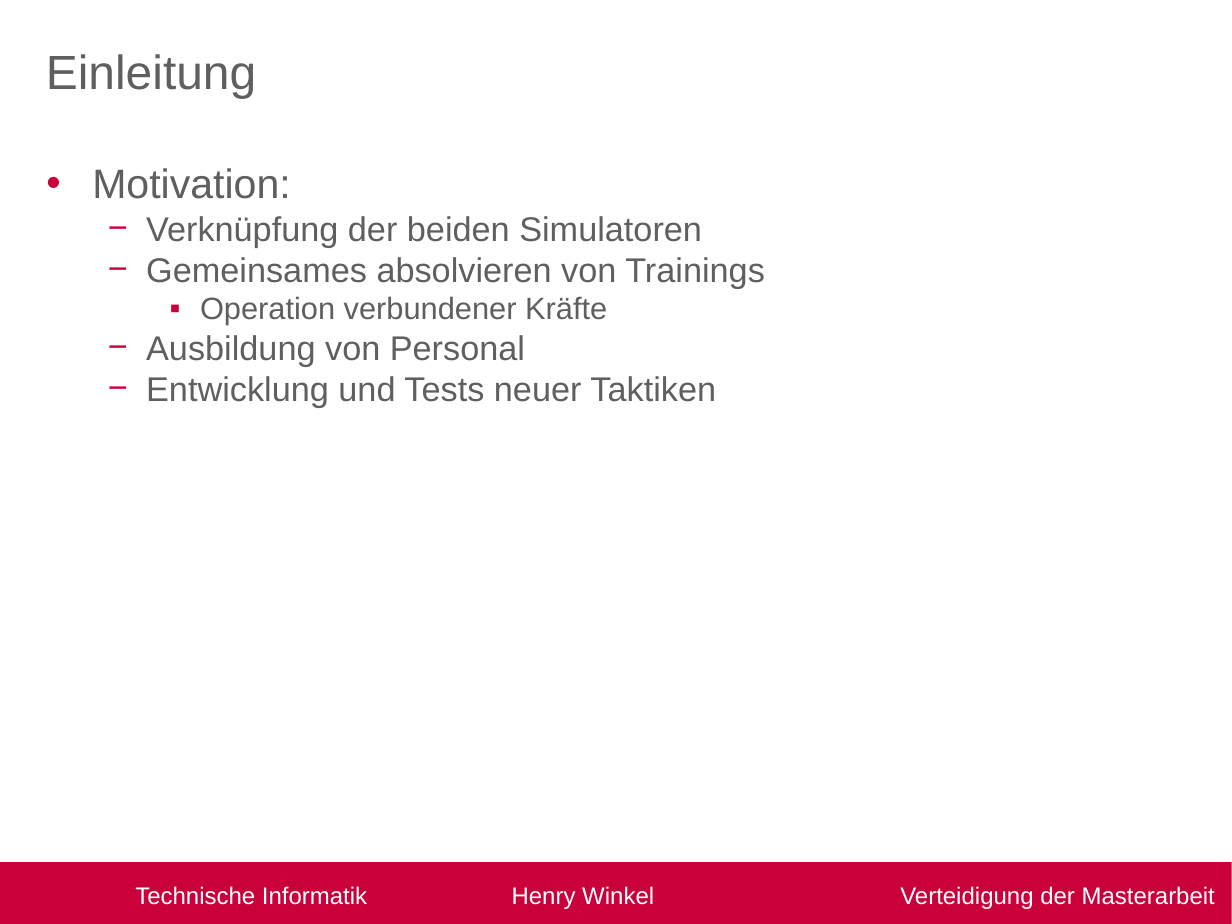
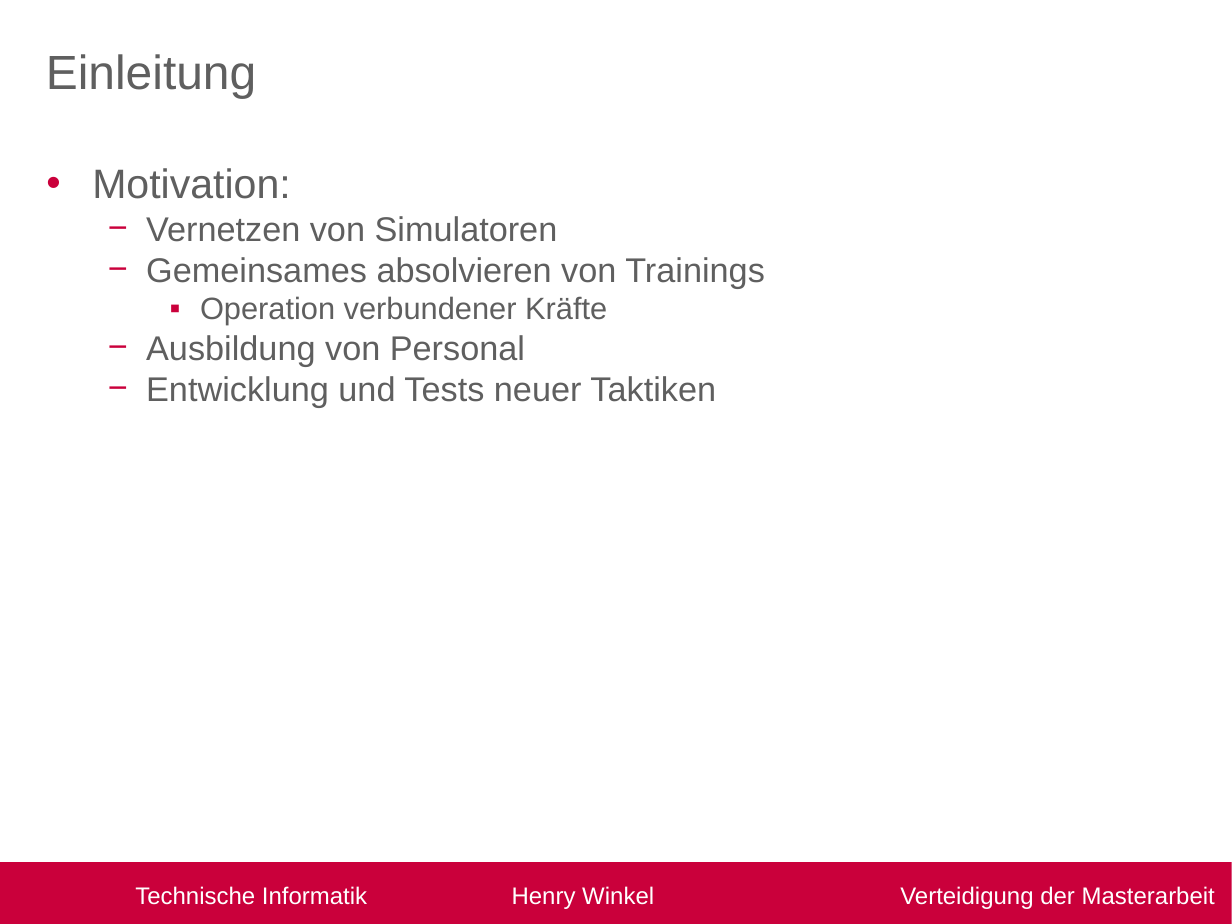
Before and after one commit to R3D454/Masterarbeit_neu, a slide deck: slide 4 of Verteitigung_info2.pptx. Drawn at 1232x924 pixels with LibreOffice and Linux fonts; fonts in the diff are those of the drawing; background and template pictures are left out. Boxes give left, top, right and bottom in pixels: in the first picture for what was removed or moved away, otherwise in the second. Text is boxed around its words. In the diff, an @@ line names an element or a change of style, - is before the commit and + after.

```diff
--- a/Verteitigung_info2.pptx
+++ b/Verteitigung_info2.pptx
@@ text at [146, 216, 558, 242]: text changed @@
-  − Verknüpfung der beiden Simulatoren
+  − Vernetzen von Simulatoren
```
Also in this commit, not shown: 1 other file.
